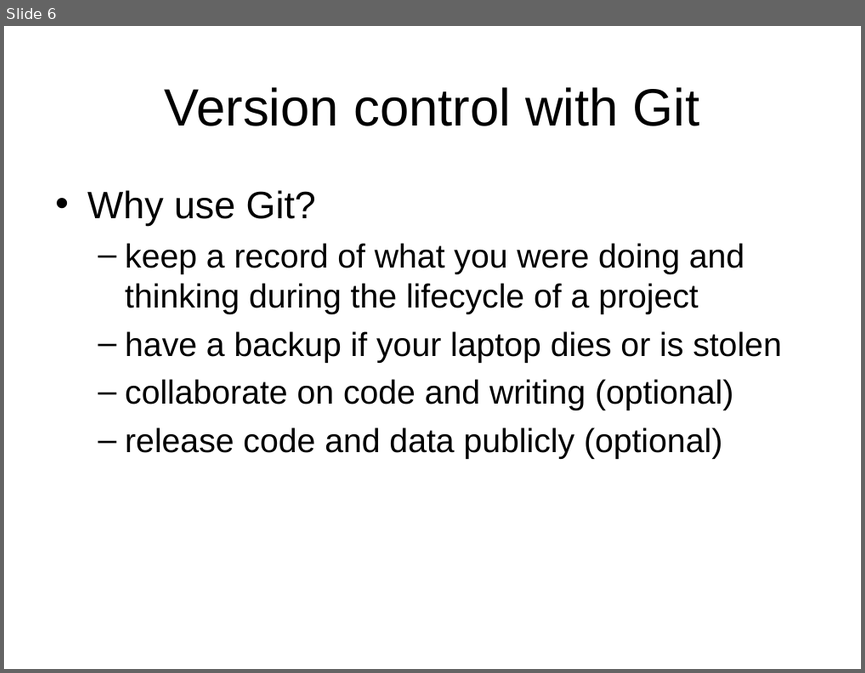
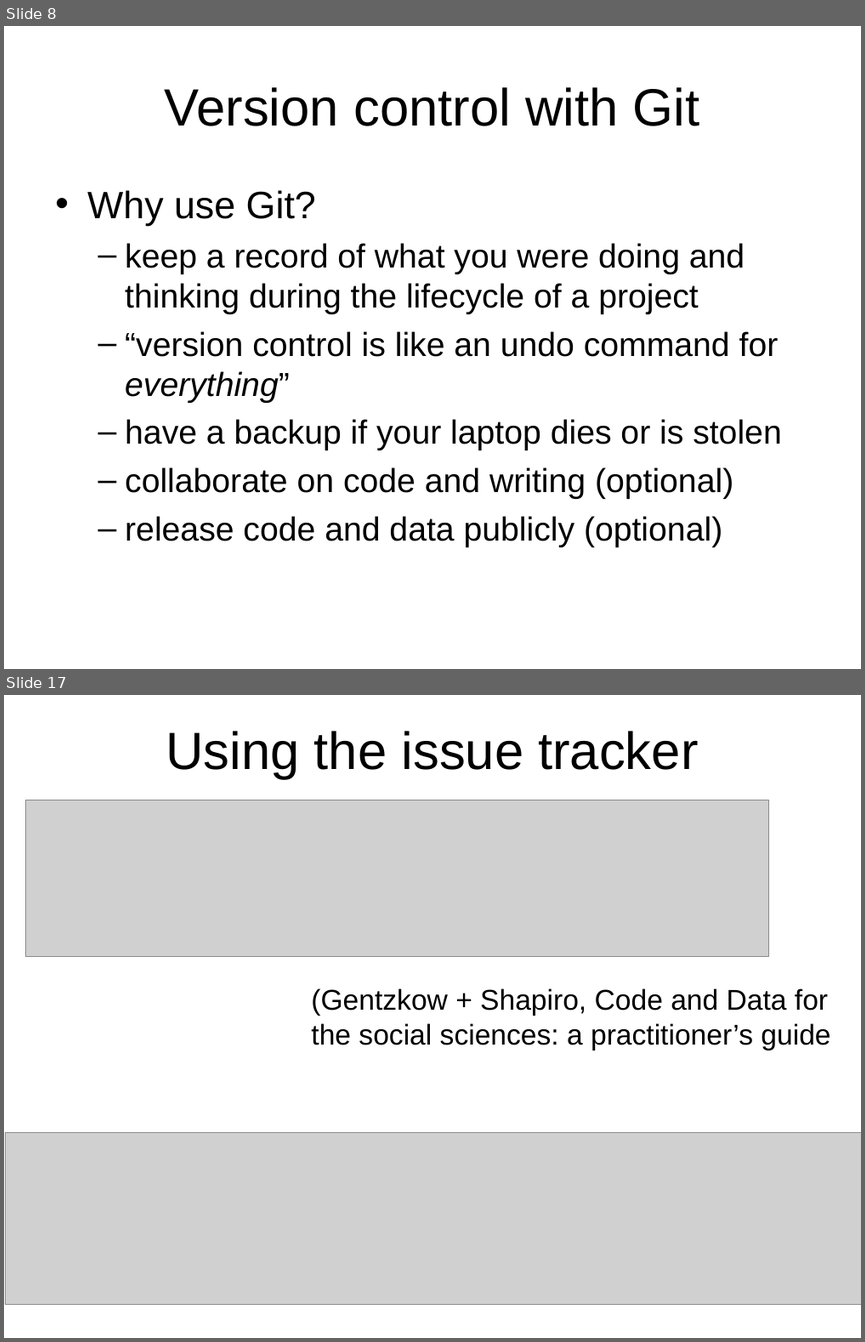
Before and after one commit to cskemp/chdss2019_content, a slide deck: day1/slides/part1_git.ppt. Shown one above the other, each under a label of ours: slide 6 before the commit, slides 8 and 17 after it; the slides between them are not shown. The pictures are 865x673 and 865x1342 pixels, drawn with LibreOffice and Linux fonts; fonts in the diff are those of the drawing; grey boxes stand for pictures. Boxes give left, top, right and bottom in pixels: in the first picture for what was removed or moved away, otherwise in the second. Text is boxed around its words. In the diff, an @@ line names an element or a change of style, - is before the commit and + after.

```diff
--- a/day1/slides/part1_git.ppt
+++ b/day1/slides/part1_git.ppt
@@ slide 17 added at [4, 695, 861, 1338], background #FFFFFF @@
@@ title added at [166, 731, 698, 779], 44 pt, text #000000 @@
+Using the issue tracker
@@ picture added at [25, 800, 768, 956] @@
@@ text added at [311, 988, 830, 1050], 24 pt, text #000000 @@
+(Gentzkow + Shapiro, Code and Data for the social sciences: a practitioner’s guide
@@ picture added at [5, 1132, 861, 1304] @@
@@ what was slide 6 is now slide 8 @@
@@ slide 8 changed as well @@
@@ text at [125, 331, 778, 403]: paragraph added @@
+  – “version control is like an undo command for everything”
```
Also in this commit, not shown: 1 other slide changed, 12 other slides added, 4 slides removed, 4 other files.
